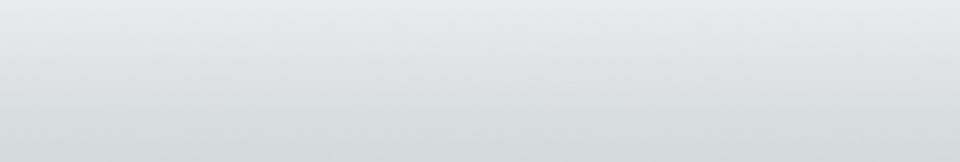
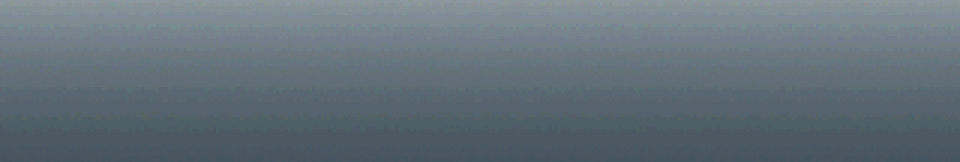
Two versions of the same layered image (960 x 162). Layer-by-layer changes:
"Background copy": opacity 61% → 39% over [left=0, top=0, right=960, bottom=162]
